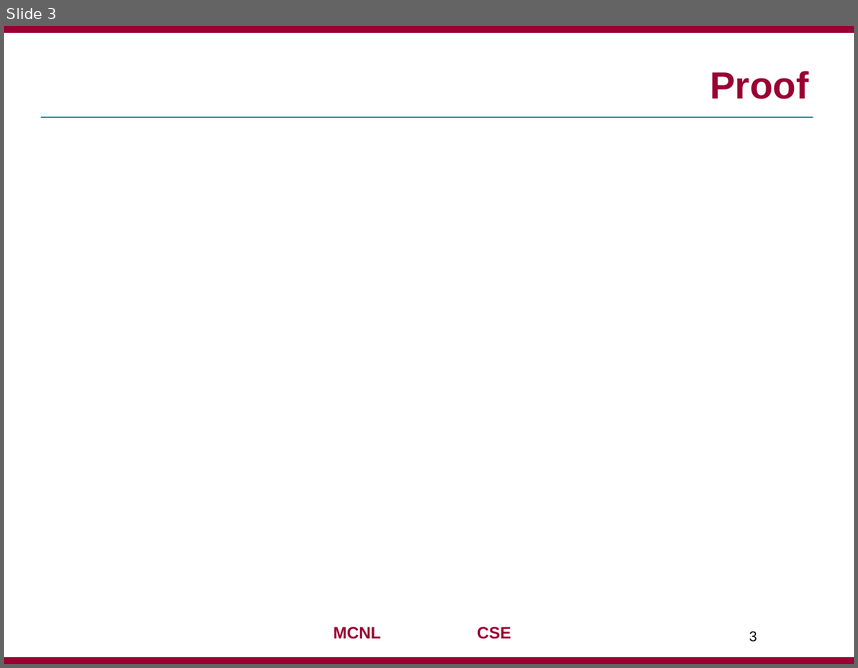
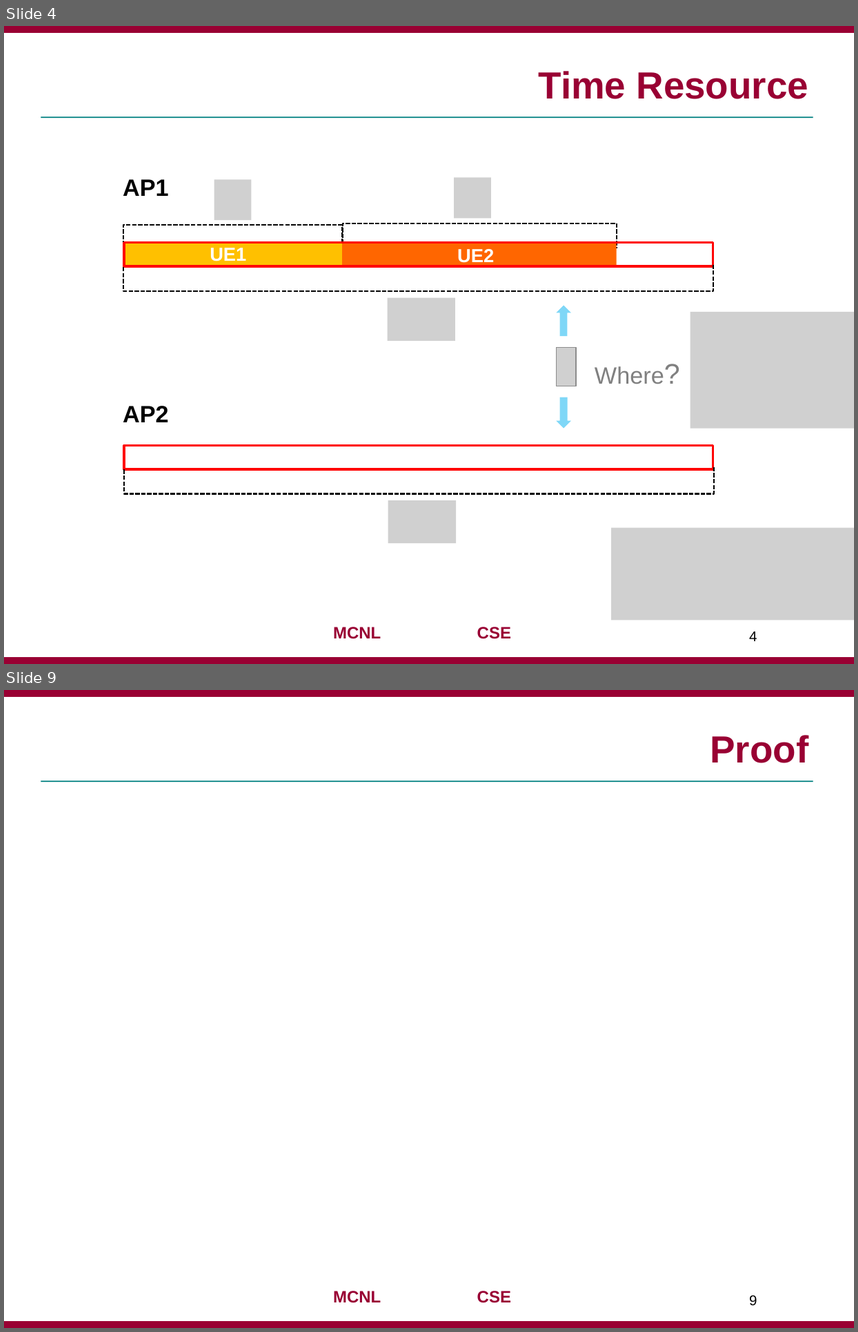
Before and after one commit to jaejunha/Paper, a slide deck: Daily(written_in_Korean)/181116.pptx. Shown one above the other, each under a label of ours: slide 3 before the commit, slides 4 and 9 after it; the slides between them are not shown. The pictures are 858x668 and 858x1332 pixels, drawn with LibreOffice and Linux fonts; fonts in the diff are those of the drawing; grey boxes stand for pictures; background and template pictures are left out. Boxes give left, top, right and bottom in pixels: in the first picture for what was removed or moved away, otherwise in the second. Text is boxed around its words. In the diff, an @@ line names an element or a change of style, - is before the commit and + after.

```diff
--- a/Daily(written_in_Korean)/181116.pptx
+++ b/Daily(written_in_Korean)/181116.pptx
@@ slide 4 added at (x1=4, y1=26, x2=854, y2=664), background #FFFFFF; not listed: 4 template elements that a slide beside it also shows @@
@@ title added at (x1=539, y1=71, x2=809, y2=99), 32 pt, text #990033, bold @@
+Time Resource
@@ text added at (x1=123, y1=179, x2=169, y2=196), 20 pt, text #000000, bold @@
+AP1
@@ picture added at (x1=214, y1=180, x2=252, y2=221) @@
@@ picture added at (x1=454, y1=177, x2=491, y2=218) @@
@@ freeform shape added at (x1=123, y1=225, x2=341, y2=251), outline #000000 1.25 pt dashed @@
@@ freeform shape added at (x1=343, y1=223, x2=617, y2=250), outline #000000 1.25 pt dashed @@
@@ rectangle added at (x1=124, y1=243, x2=341, y2=267), fill #FFC000 @@
@@ rectangle added at (x1=124, y1=243, x2=713, y2=267), outline #FF0000 2 pt @@
@@ text added at (x1=210, y1=247, x2=246, y2=261), 16 pt, text #FFFFFF, bold @@
+UE1
@@ rectangle added at (x1=329, y1=243, x2=617, y2=267), fill #FF6600 @@
@@ text added at (x1=457, y1=249, x2=494, y2=266), 16 pt, text #FFFFFF, bold @@
+UE2
@@ freeform shape added at (x1=123, y1=265, x2=713, y2=291), outline #000000 1.25 pt dashed @@
@@ picture added at (x1=388, y1=298, x2=455, y2=341) @@
@@ right arrow added at (x1=556, y1=305, x2=571, y2=336), fill #00B0F0 at 50% opacity @@
@@ picture added at (x1=690, y1=312, x2=854, y2=428) @@
@@ picture added at (x1=557, y1=348, x2=576, y2=386) @@
@@ text added at (x1=595, y1=366, x2=664, y2=383), 20 pt, text #808080 @@
+Where?
@@ right arrow added at (x1=556, y1=397, x2=571, y2=428), fill #00B0F0 at 50% opacity @@
@@ text added at (x1=123, y1=405, x2=169, y2=422), 20 pt, text #000000, bold @@
+AP2
@@ rectangle added at (x1=124, y1=445, x2=713, y2=469), outline #FF0000 2 pt @@
@@ freeform shape added at (x1=124, y1=467, x2=714, y2=494), outline #000000 1.25 pt dashed @@
@@ picture added at (x1=388, y1=500, x2=456, y2=543) @@
@@ picture added at (x1=611, y1=528, x2=853, y2=619) @@
@@ page number added at (x1=749, y1=631, x2=757, y2=641), 12 pt, text #000000 @@
+4
@@ what was slide 3 is now slide 9 @@
@@ page number at (x1=749, y1=1294, x2=757, y2=1305): text changed @@
-3
+9
```
Also in this commit, not shown: 1 slide changed, 7 other slides added, 1 slide removed.
